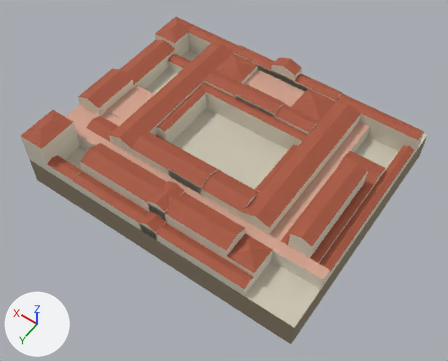
The glTF model nero-rome-reader /assets/models/tiberiana.glb: old version first, new version second.
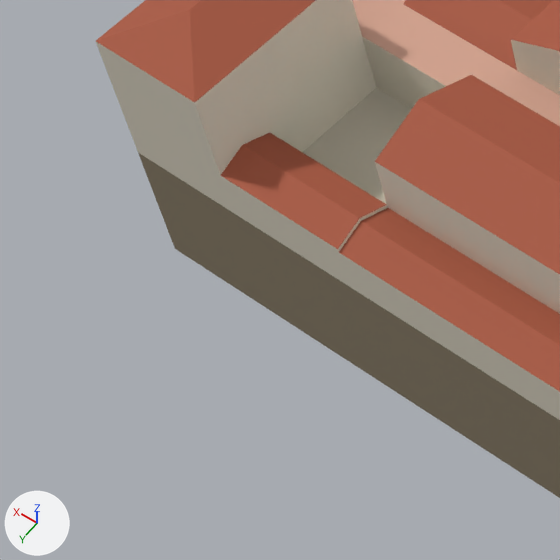
There are two pictures of each version: one whole from a 50 mm camera at (-98.8, 139.0, 200.0) aimed at (-4.3, 6.7, -7.8), one close up on the part from 0% to 27% of the width and 35% to 68% of the height. Every picture has the same lights, and +X, +Y and +Z are marked at lower left. The last two pictures show the newer version. Vertices at exactly the same position are counted once.

Objects in the first close-up: 'tiberiana'.
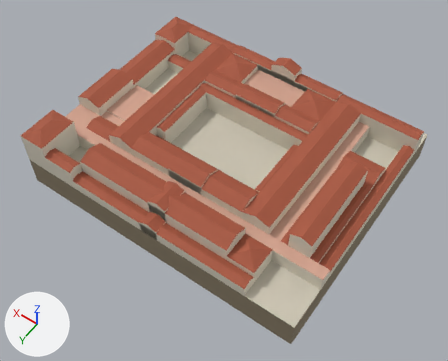
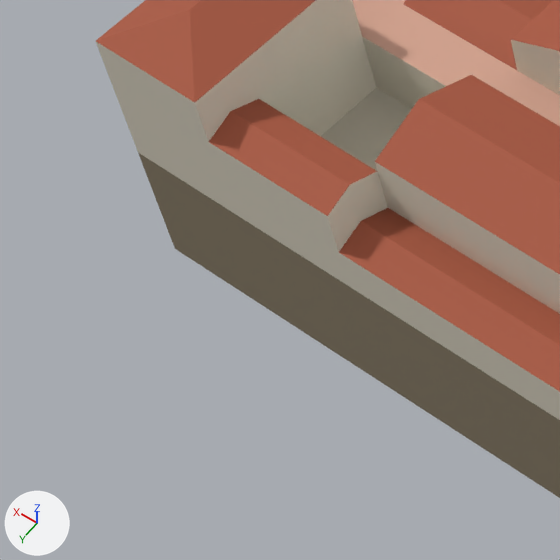
Location of each change, (x1, y1, x2, y2) in pixels of the close-ups (560 x 560 px; the box of a moved part takes in the faces that stretch with it):
part 1 of me_tiberiana, moved or reshaped: before (220, 133, 388, 286); after (209, 99, 388, 286)

What the commit changed:
me_tiberiana has 344 vertices, 615 faces and spans x -65.0..65.0, y -60.0..50.0, z -14.0..17.2.
me_tiberiana is used by ob_tiberiana; location (0.0, 0.0, 0.0).
Before the commit, vertices of me_tiberiana: 97 (53.0, 50.0, 5.2) at pixel (220, 175), 98 (39.0, 50.0, 5.2) at pixel (337, 249), 99 (39.0, 44.0, 5.2) at pixel (386, 204), 100 (53.0, 44.0, 5.2) at pixel (269, 132), 101 (53.0, 47.0, 6.4) at pixel (242, 144).
Before the commit, vertices of me_tiberiana: 102 (39.0, 47.0, 6.4) at pixel (359, 218).
Part 1, on me_tiberiana:
Vertices 97 to 102 of me_tiberiana move by (0.0, 0.0, 4.5).
